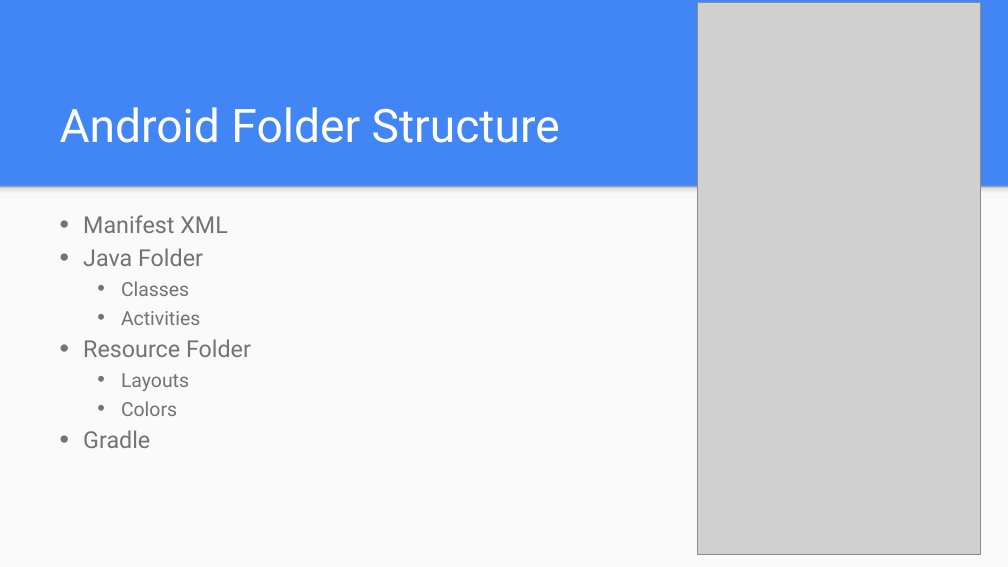
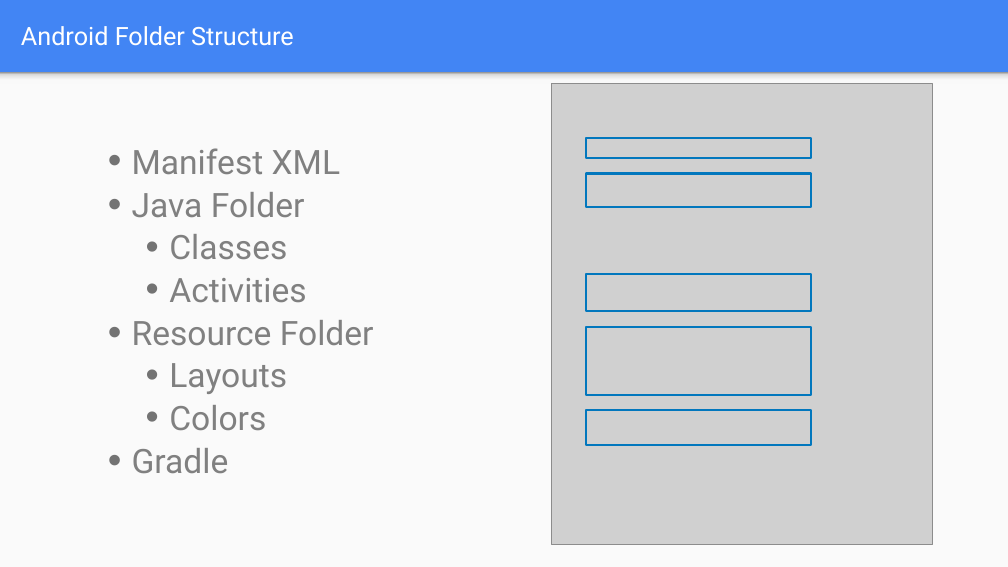
Before and after one commit to git-mad/website, a slide deck: slide 7 of guides/presentations/Basics.pptx (slide 3 before the commit). Drawn at 1008x567 pixels with LibreOffice and Linux fonts; fonts in the diff are those of the drawing; grey boxes stand for pictures. Boxes give left, top, right and bottom in pixels: in the first picture for what was removed or moved away, otherwise in the second. Text is boxed around its words. In the diff, an @@ line names an element or a change of style, - is before the commit and + after.

```diff
--- a/guides/presentations/Basics.pptx
+++ b/guides/presentations/Basics.pptx
@@ title "Android Folder Structure": place and size @@
-title "Android Folder Structure" at [60,107,560,143]
+title "Android Folder Structure" at [21,26,294,46]
@@ title "Android Folder Structure" at [21,26,294,46]: size 44 to 24 pt @@
@@ picture removed at [697,2,981,554] @@
@@ rectangle: place and size @@
-rectangle at [0,186,1008,567]
+rectangle at [0,73,1008,567]
@@ rectangle: place and size @@
-rectangle at [0,186,1008,198]
+rectangle at [0,73,1008,85]
@@ picture added at [551,84,932,545] @@
@@ text "Manifest XML": place and size @@
-text "Manifest XML" at [83,215,251,448]
+text "Manifest XML" at [132,148,374,473]
@@ text "Manifest XML" at [132,148,374,473]: size 22.2 to 32 pt in "Manifest XML", "Java Folder", "Resource Folder", "Gradle"; text colour #737373 to #808080; size 18.5 to 32 pt in "Classes", "Activities", "Layouts", "Colors" @@
@@ rectangle added at [586,138,811,159], outline #0277BD 2 pt @@
@@ rectangle added at [586,174,811,207], outline #0277BD 2 pt @@
@@ rectangle added at [586,274,811,312], outline #0277BD 2 pt @@
@@ rectangle added at [586,327,811,395], outline #0277BD 2 pt @@
@@ rectangle added at [586,410,811,445], outline #0277BD 2 pt @@
```
Also in this commit, not shown: 9 other slides changed, 7 slides added, 3 slides removed, 2 other files.
